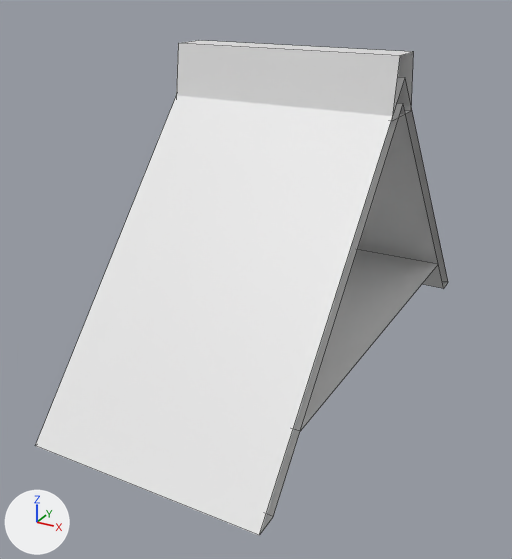
Two versions of the FBX model Assets/Enviroment/Building/Model/Block/roof_8x4x4.fbx, one commit apart.
Camera for both pictures: a 50 mm lens placed at (7.44, -11.06, 5.95), pointed at (1.33, 0.07, 0.39). Lighting does not change. The marker at lower left points along +X, +Y and +Z. Mesh edges are drawn as thin lines. Materials are left out; every surface is plain grey. Vertices at the same position are counted once.

The scene before the commit, as lines of its bpy script (objects in view):
```python
me_cube_031 = bpy.data.meshes.new('Cube.031')
me_cube_031.from_pydata(...)  # 25 vertices, 11 faces; spans x 0.0..400.0, y -90.0..475.0, z -470.0..470.0
# faces by material slot: [1, 6, 4]
me_cube_031.materials.append(mat_wall)
me_cube_031.materials.append(mat_roof)
me_cube_031.materials.append(mat_woodplank)
ob_roof_8x4x4 = bpy.data.objects.new('roof_8x4x4', me_cube_031)
ob_roof_8x4x4.location = (0.0, 0.0, 0.0)
ob_roof_8x4x4.rotation_euler = (1.571, 0.0, 0.0)  # degrees (90, 0, 0)
ob_roof_8x4x4.scale = (0.01, 0.01, 0.01)
```
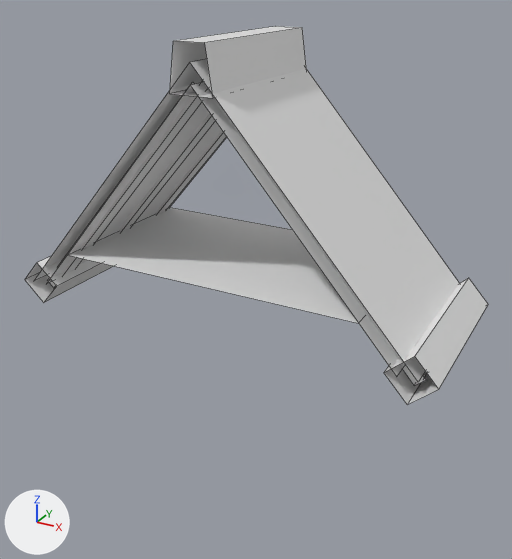
What differs and where, as boxes [x1, y1, x2, y2] in the pictures (512 x 559 px):
'roof_8x4x4', reshaped, turned: before [35, 40, 448, 536]; after [25, 26, 488, 405]
part 1 of me_cube_031, built on: before [260, 281, 448, 534]; after [25, 81, 488, 405]

What changed in the scene script:
```text
Change me_cube_031:
    used by ob_roof_8x4x4; location = (0.0, 0.0, 0.0); rotation_euler = (1.571, 0.0, 0.0), in degrees (90, 0, 0); scale = (0.01, 0.01, 0.01)
    remove me_cube_031.from_pydata(...)  # 25 vertices, 11 faces; spans x 0.0..400.0, y -90.0..475.0, z -470.0..470.0
    add me_cube_031.from_pydata(...)  # 89 vertices, 35 faces; spans x 0.0..400.0, y -143.0..475.0, z -500.0..508.0
    me_cube_031 part 1
    2 faces are deleted
    26 vertices are added at x 0.0..369.0, y -143.0..-38.0, z -500.0..508.0
    12 new vertices lie (0.0, 509.0, -448.0) away from vertices in x 41.0..369.0, y -125.0..-106.0, z 453.0..475.0
    8 new vertices lie (400.0, 0.0, 0.0) away from vertices in x 0.0, y -143.0..-38.0, z -500.0..508.0
    6 new vertices lie (0.0, 17.0, -19.0) away from vertices in x 41.0..369.0, y -120.0, z -449.0
    6 new vertices lie (0.0, 503.0, 446.0) away from vertices in x 41.0..369.0, y -103.0, z -468.0
    6 new vertices lie (0.0, -16.0, 18.0) away from vertices in x 41.0..369.0, y 400.0, z -22.0
    26 new faces join them
Change ob_roof_8x4x4:
    ob_roof_8x4x4.rotation_euler: (1.571, 0.0, 0.0) -> (1.571, 0.0, 1.571)  # degrees (90, 0, 0) -> degrees (90, 0, 90)
```
